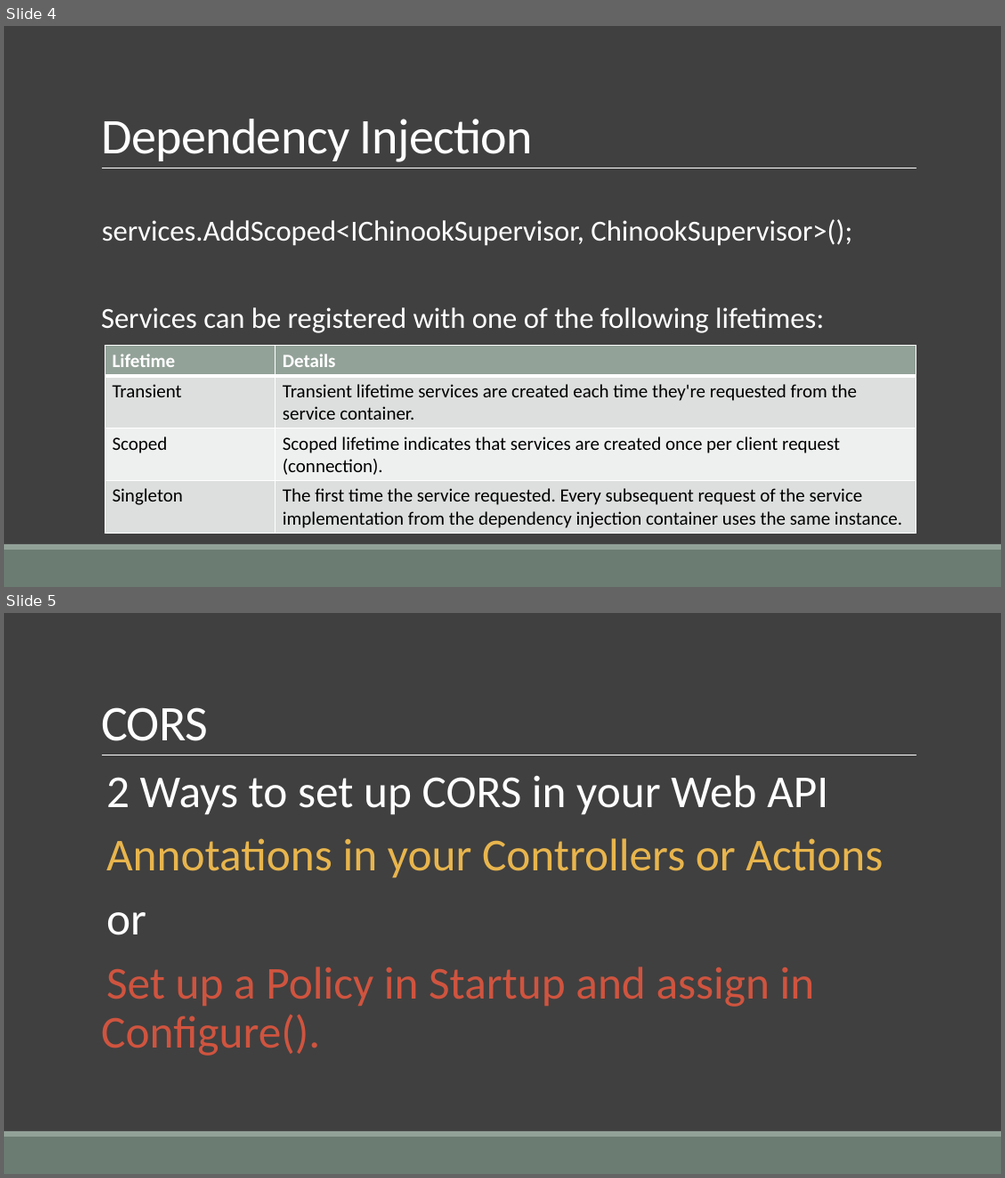
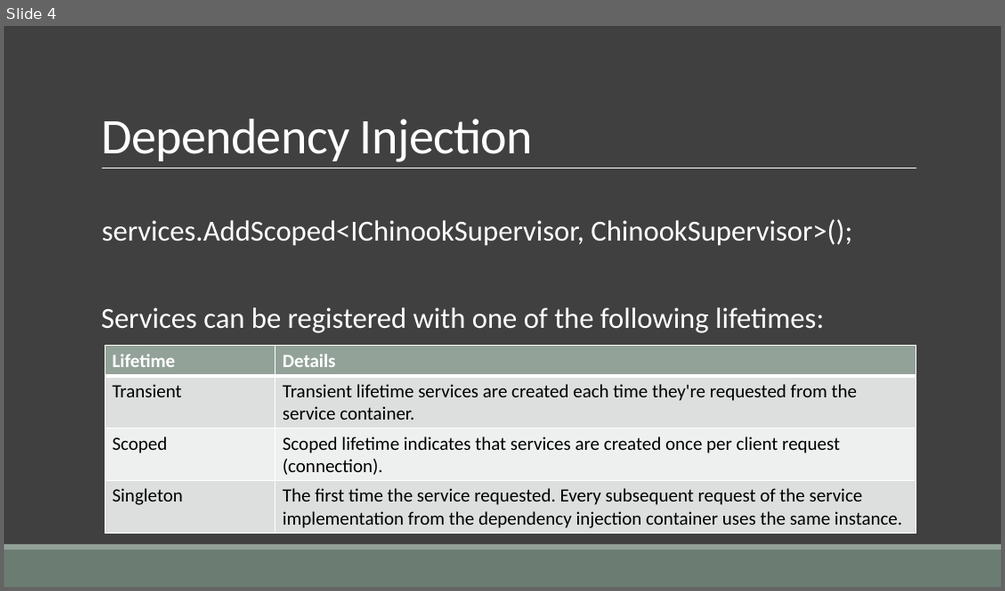
Before and after one commit to cwoodruff/aspnet-5-web-api-workshop, a slide deck: module-1/01-06 Developing the API Endpoints/01-06 Developing the Web API endpoints.pptx. Shown one above the other, each under a label of ours: slides 4 and 5 before the commit, slide 4 after it. The pictures are 1005x1178 and 1005x591 pixels, drawn with LibreOffice and Linux fonts; fonts in the diff are those of the drawing. Boxes give left, top, right and bottom in pixels: in the first picture for what was removed or moved away, otherwise in the second. Text is boxed around its words. In the diff, an @@ line names an element or a change of style, - is before the commit and + after.

```diff
--- a/module-1/01-06 Developing the API Endpoints/01-06 Developing the Web API endpoints.pptx
+++ b/module-1/01-06 Developing the API Endpoints/01-06 Developing the Web API endpoints.pptx
@@ slide 5 removed at (x1=4, y1=613, x2=1001, y2=1174), background #404040; not listed: 3 template elements that a slide beside it also shows @@
@@ title removed at (x1=101, y1=707, x2=208, y2=741) @@
-CORS
@@ text removed at (x1=101, y1=775, x2=882, y2=1055) @@
-  2 Ways to set up CORS in your Web API
-  Annotations in your Controllers or Actions
-  or
-  Set up a Policy in Startup and assign in Configure().
```
Also in this commit, not shown: 6 other slides removed, 9 other files.
